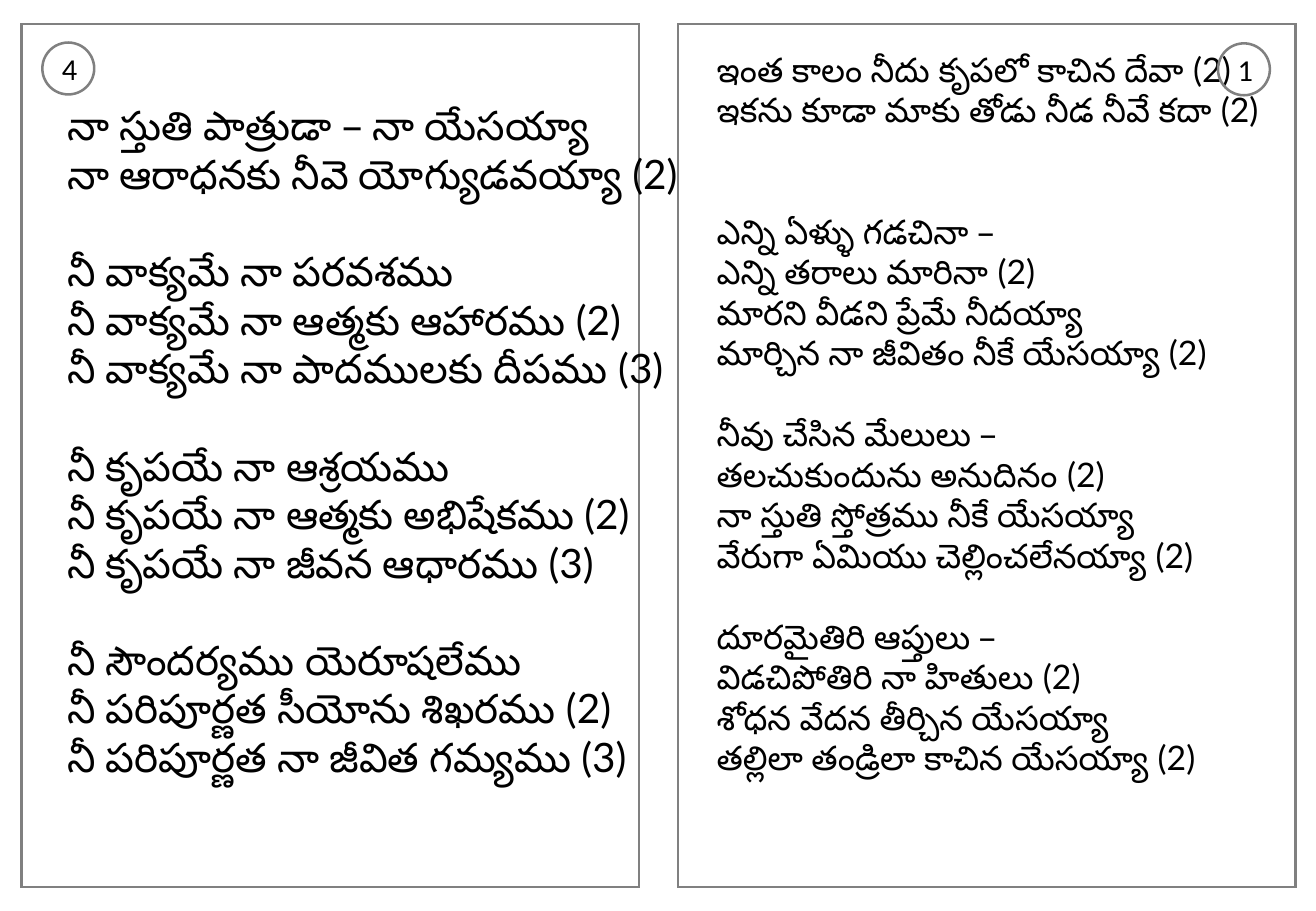
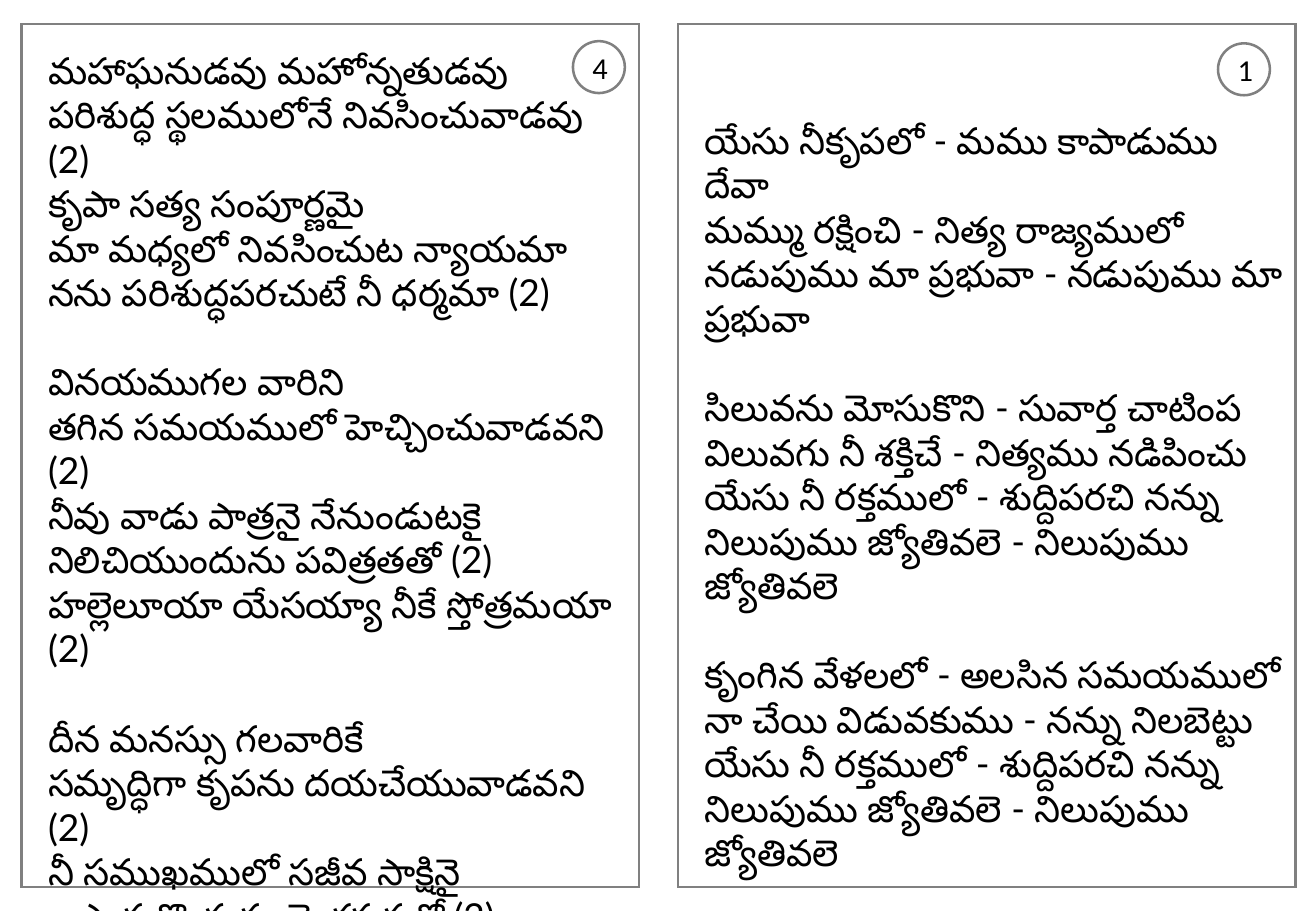
Before and after one commit to venu-webdev/songsDb, a slide deck: slide 1 of songsTemplate.pptx. Drawn at 1316x911 pixels with LibreOffice and Linux fonts; fonts in the diff are those of the drawing. Boxes give left, top, right and bottom in pixels: in the first picture for what was removed or moved away, otherwise in the second. Text is boxed around its words. In the diff, an @@ line names an element or a change of style, - is before the commit and + after.

```diff
--- a/songsTemplate.pptx
+++ b/songsTemplate.pptx
@@ text at bbox=[48, 57, 612, 902]: text changed; size 24 to 22 pt @@
-నా స్తుతి పాత్రుడా – నా యేసయ్యా
-నా ఆరాధనకు నీవె యోగ్యుడవయ్యా (2)
-నీ వాక్యమే నా పరవశము
-నీ వాక్యమే నా ఆత్మకు ఆహారము (2)
-నీ వాక్యమే నా పాదములకు దీపము (3)
-నీ కృపయే నా ఆశ్రయము
-నీ కృపయే నా ఆత్మకు అభిషేకము (2)
-నీ కృపయే నా జీవన ఆధారము (3)
-నీ సౌందర్యము యెరూషలేము
-నీ పరిపూర్ణత సీయోను శిఖరము (2)
-నీ పరిపూర్ణత నా జీవిత గమ్యము (3)
+మహాఘనుడవు మహోన్నతుడవు
+పరిశుద్ధ స్థలములోనే నివసించువాడవు (2)
+కృపా సత్య సంపూర్ణమై
+మా మధ్యలో నివసించుట న్యాయమా
+నను పరిశుద్ధపరచుటే నీ ధర్మమా (2)
+వినయముగల వారిని
+తగిన సమయములో హెచ్చించువాడవని (2)
+నీవు వాడు పాత్రనై నేనుండుటకై
+నిలిచియుందును పవిత్రతతో (2)
+హల్లెలూయా యేసయ్యా నీకే స్తోత్రమయా (2)
+దీన మనస్సు గలవారికే
+సమృద్ధిగా కృపను దయచేయువాడవని (2)
+నీ సముఖములో సజీవ సాక్షినై
+కాపాడుకొందును మెళకువతో (2)
+హల్లెలూయా యేసయ్యా నీకే స్తోత్రమయా (2)
@@ ellipse "4": place and size @@
-ellipse "4" at bbox=[43, 43, 95, 95]
+ellipse "4" at bbox=[574, 41, 626, 94]
@@ text at bbox=[704, 127, 1282, 881]: text changed; size 20 to 22 pt @@
-ఇంత కాలం నీదు కృపలో కాచిన దేవా (2)
-ఇకను కూడా మాకు తోడు నీడ నీవే కదా (2)
-ఎన్ని ఏళ్ళు గడచినా –
-ఎన్ని తరాలు మారినా (2)
-మారని వీడని ప్రేమే నీదయ్యా
-మార్చిన నా జీవితం నీకే యేసయ్యా (2)
-నీవు చేసిన మేలులు –
-తలచుకుందును అనుదినం (2)
-నా స్తుతి స్తోత్రము నీకే యేసయ్యా
-వేరుగా ఏమియు చెల్లించలేనయ్యా (2)
-దూరమైతిరి ఆప్తులు –
-విడచిపోతిరి నా హితులు (2)
-శోధన వేదన తీర్చిన యేసయ్యా
-తల్లిలా తండ్రిలా కాచిన యేసయ్యా (2)
+యేసు నీకృపలో - మము కాపాడుము దేవా
+మమ్ము రక్షించి - నిత్య రాజ్యములో
+నడుపుము మా ప్రభువా - నడుపుము మా ప్రభువా
+సిలువను మోసుకొని - సువార్త చాటింప
+విలువగు నీ శక్తిచే - నిత్యము నడిపించు
+యేసు నీ రక్తములో - శుద్దిపరచి నన్ను
+నిలుపుము జ్యోతివలె - నిలుపుము జ్యోతివలె
+కృంగిన వేళలలో - అలసిన సమయములో
+నా చేయి విడువకుము - నన్ను నిలబెట్టు
+యేసు నీ రక్తములో - శుద్దిపరచి నన్ను
+నిలుపుము జ్యోతివలె - నిలుపుము జ్యోతివలె
```
Also in this commit, not shown: 1 other slide changed, 6 other files.
